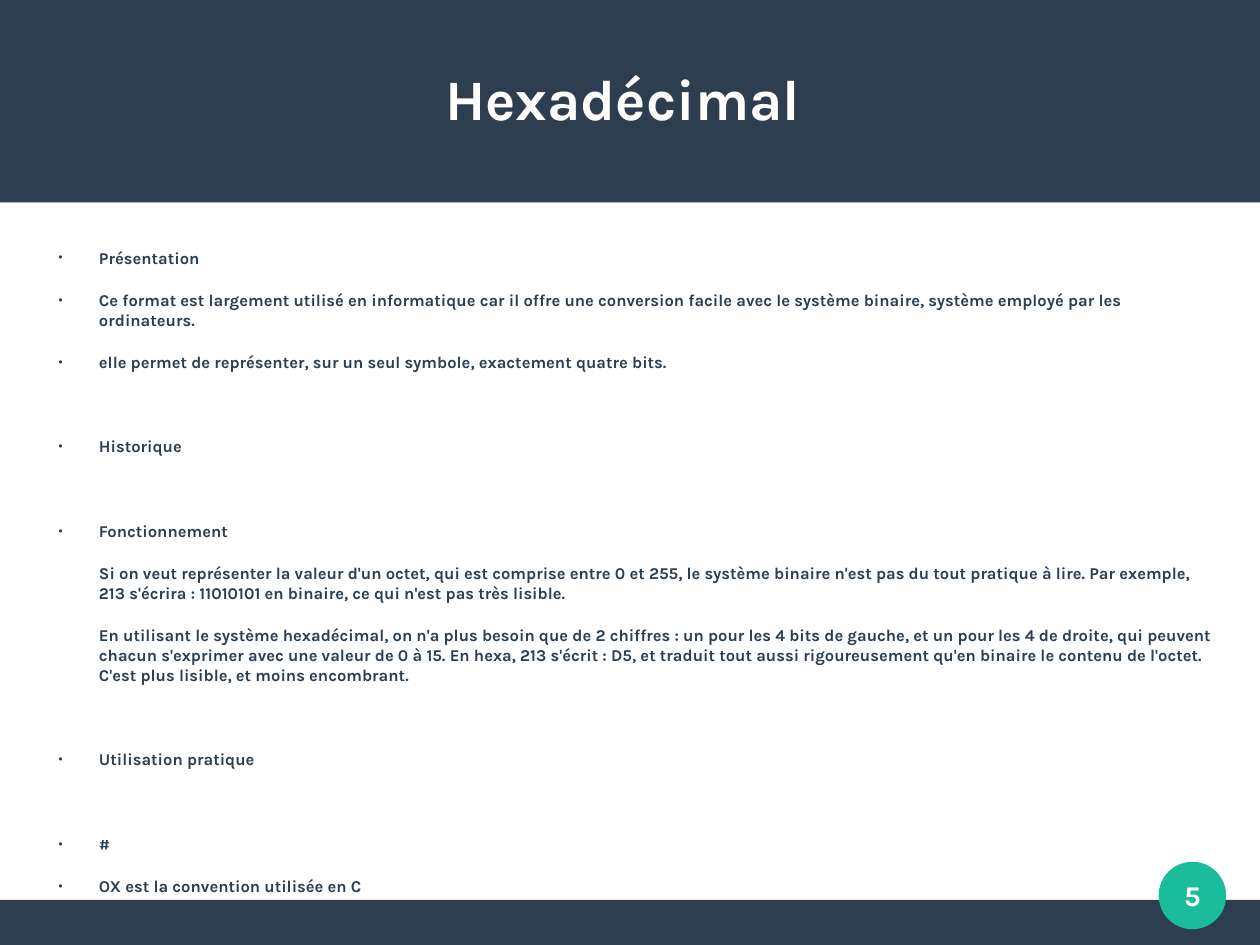
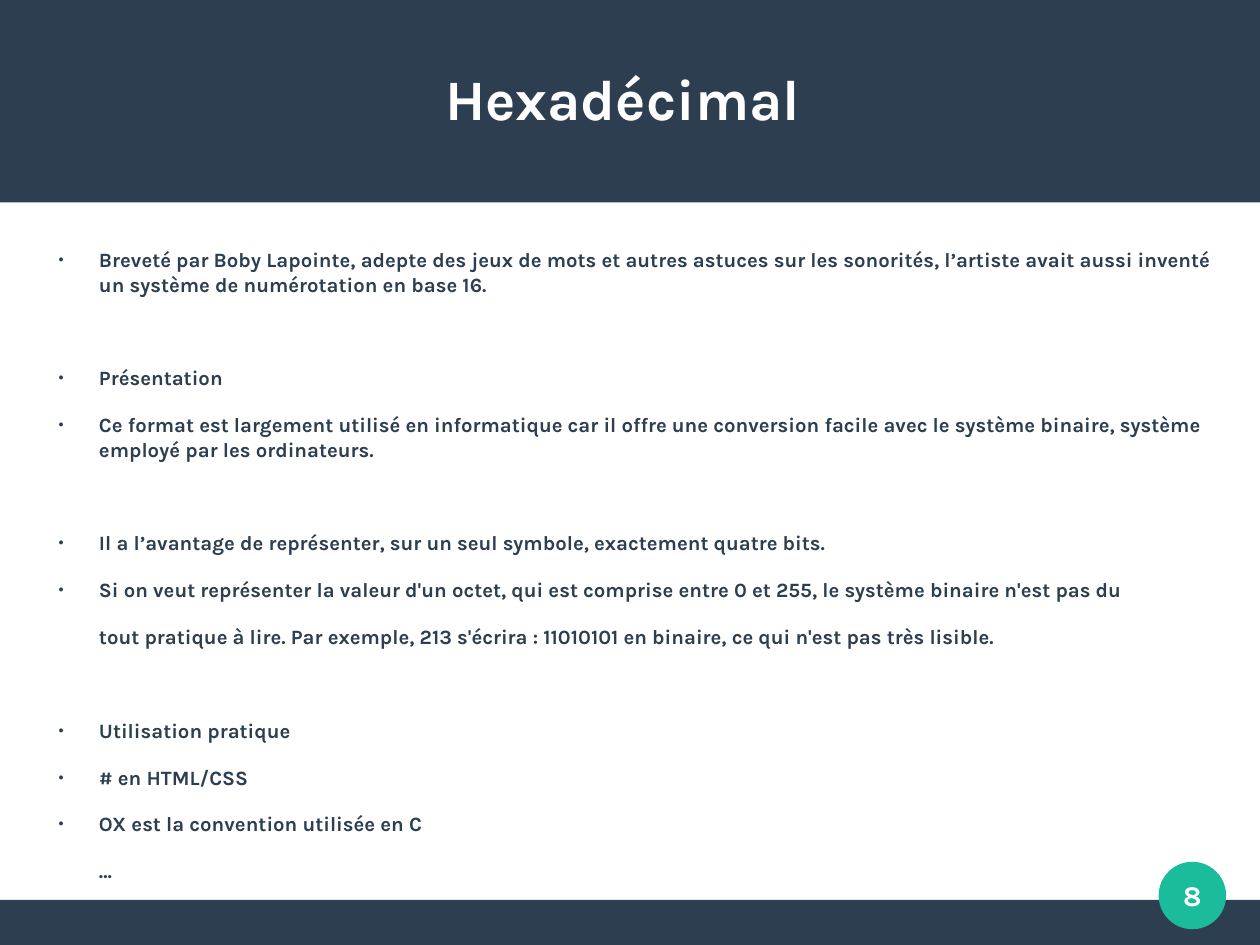
Before and after one commit to JulieMarielaure/Projet1BGE, a slide deck: slide 8 of Hexadécimal Octal.odp (slide 5 before the commit). Drawn at 1260x945 pixels with LibreOffice and Linux fonts; fonts in the diff are those of the drawing. Boxes give left, top, right and bottom in pixels: in the first picture for what was removed or moved away, otherwise in the second. Text is boxed around its words. In the diff, an @@ line names an element or a change of style, - is before the commit and + after.

```diff
--- a/Hexadécimal Octal.odp
+++ b/Hexadécimal Octal.odp
@@ text at (99,251,1210,832): paragraph added @@
+...
@@ text at (99,251,1210,297): paragraph added @@
+● Breveté par Boby Lapointe, adepte des jeux de mots et autres astuces sur les sonorités, l’artiste avait aussi inventé un système de numérotation en base 16.
@@ text at (99,369,1200,832): size 10.4 to 12.8 pt in "Présentation", "Ce format est largement utilisé en informatique ...", "Utilisation pratique", "OX est la convention utilisée en C" @@
@@ text at (99,534,1121,649): text changed; size 10.4 to 12.8 pt @@
-● elle permet de représenter, sur un seul symbole, exactement quatre bits.
-● Historique
-● Fonctionnement
-Si on veut représenter la valeur d'un octet, qui est comprise entre 0 et 255, le système binaire n'est pas du tout pratique à lire. Par exemple, 213 s'écrira : 11010101 en binaire, ce qui n'est pas très lisible.
-En utilisant le système hexadécimal, on n'a plus besoin que de 2 chiffres : un pour les 4 bits de gauche, et un pour les 4 de droite, qui peuvent chacun s'exprimer avec une valeur de 0 à 15. En hexa, 213 s'écrit : D5, et traduit tout aussi rigoureusement qu'en binaire le contenu de l'octet. C'est plus lisible, et moins encombrant.
+● Il a l’avantage de représenter, sur un seul symbole, exactement quatre bits.
+● Si on veut représenter la valeur d'un octet, qui est comprise entre 0 et 255, le système binaire n'est pas du
+tout pratique à lire. Par exemple, 213 s'écrira : 11010101 en binaire, ce qui n'est pas très lisible.
@@ text at (118,770,249,787): text changed; size 10.4 to 12.8 pt @@
-● #
+● # en HTML/CSS
@@ page number at (1183,887,1201,907): text changed @@
-5
+8
```
Also in this commit, not shown: 4 other slides changed, 9 slides added, 3 slides removed, 2 other files.
